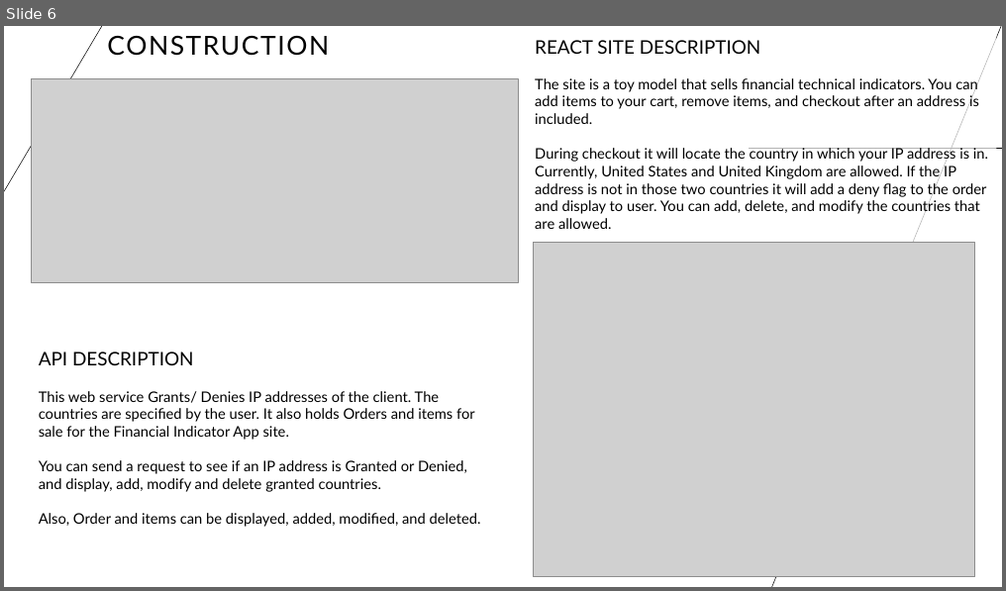
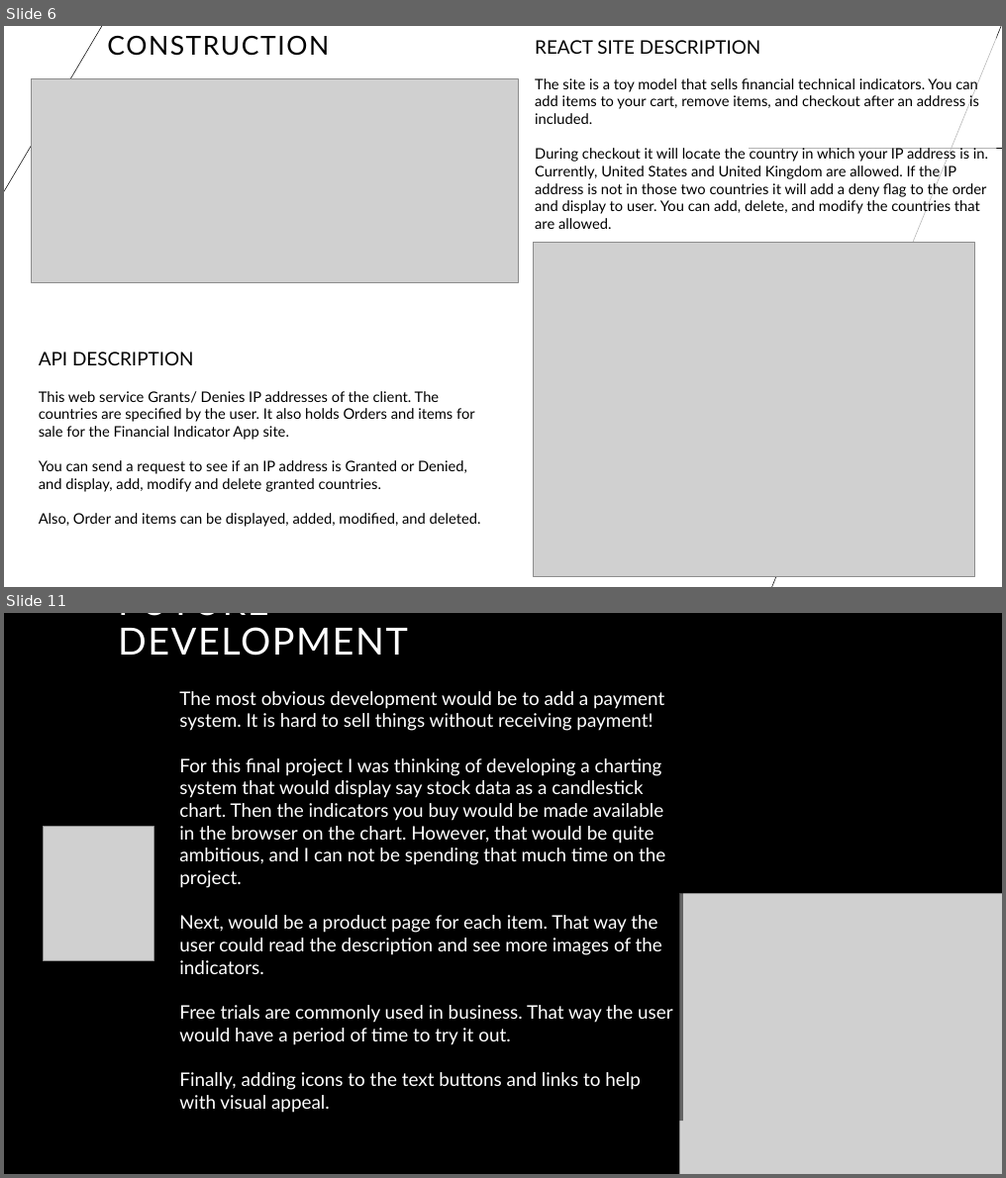
Before and after one commit to supracharger/WebAPI_FinalProject_REACT, a slide deck: Overview.pptx. Shown one above the other, each under a label of ours: slide 6 before the commit, slides 6 and 11 after it; the slides between them are not shown. The pictures are 1006x591 and 1006x1178 pixels, drawn with LibreOffice and Linux fonts; fonts in the diff are those of the drawing; grey boxes stand for pictures; background and template pictures are left out. Boxes give left, top, right and bottom in pixels: in the first picture for what was removed or moved away, otherwise in the second. Text is boxed around its words. In the diff, an @@ line names an element or a change of style, - is before the commit and + after.

```diff
--- a/Overview.pptx
+++ b/Overview.pptx
@@ slide 11 added at (4,613,1002,1174), background #000000 @@
@@ title added at (118,613,408,656), 36 pt, text #FFFFFF @@
+FUTURE DEVELOPMENT
@@ text added at (179,691,673,1113), 18 pt, text #FFFFFF @@
+The most obvious development would be to add a payment system. It is hard to sell things without receiving payment!
+For this final project I was thinking of developing a charting system that would display say stock data as a candlestick chart. Then the indicators you buy would be made available in the browser on the chart. However, that would be quite ambitious, and I can not be spending that much time on the project.
+Next, would be a product page for each item. That way the user could read the description and see more images of the indicators.
+Free trials are commonly used in business. That way the user would have a period of time to try it out.
+Finally, adding icons to the text buttons and links to help with visual appeal.
@@ picture added at (44,827,153,961) @@
@@ picture added at (679,894,1002,1174) @@
```
Also in this commit, not shown: 5 other slides added, 13 slides removed, 4 other files.
